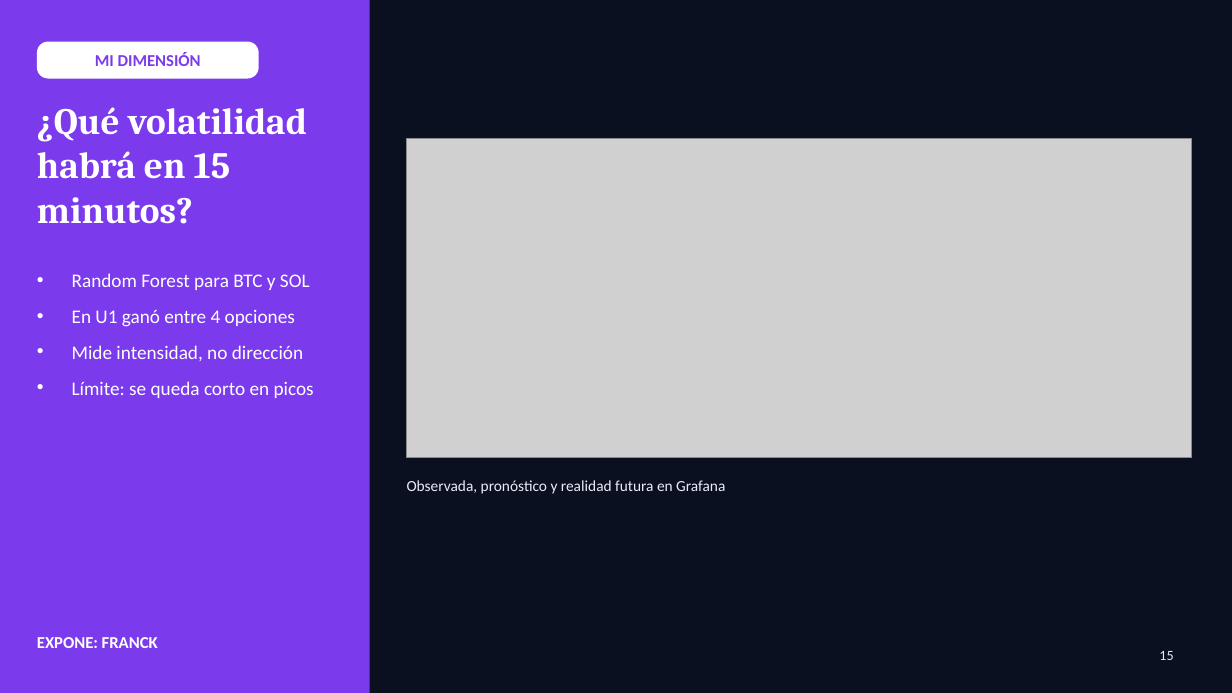
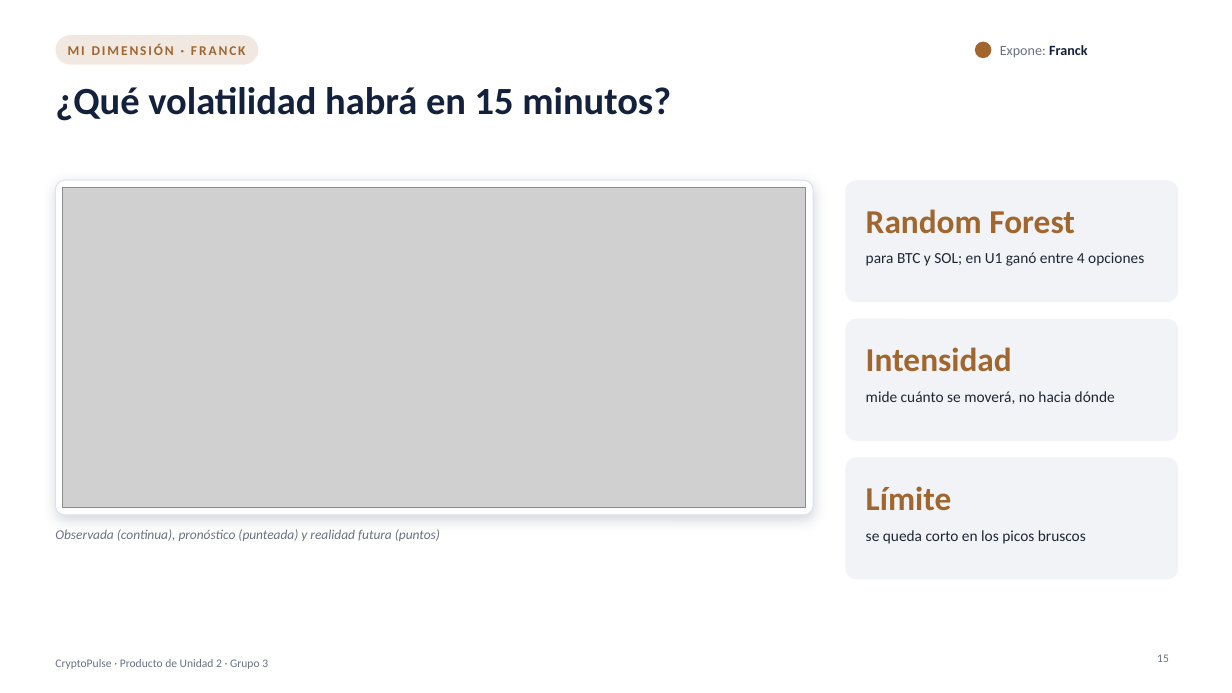
Before and after one commit to Milagros-hp/BigData-BTC-SOL, a slide deck: slide 15 of docs/presentacion/CryptoPulse_U2.pptx. Drawn at 1232x693 pixels with LibreOffice and Linux fonts; fonts in the diff are those of the drawing; grey boxes stand for pictures. Boxes give left, top, right and bottom in pixels: in the first picture for what was removed or moved away, otherwise in the second. Text is boxed around its words. In the diff, an @@ line names an element or a change of style, - is before the commit and + after.

```diff
--- a/docs/presentacion/CryptoPulse_U2.pptx
+++ b/docs/presentacion/CryptoPulse_U2.pptx
@@ background #0B1020 to #FFFFFF @@
@@ rectangle removed at (x1=0, y1=0, x2=370, y2=693) @@
@@ text "MI DIMENSIÓN · FRANCK" moved from (x1=37, y1=42, x2=259, y2=79) to (x1=68, y1=43, x2=246, y2=55) @@
@@ text "MI DIMENSIÓN · FRANCK" at (x1=68, y1=43, x2=246, y2=55): fill #FFFFFF to none @@
@@ rounded rectangle added at (x1=55, y1=35, x2=258, y2=65), fill #A0662E at 14% opacity @@
@@ text at (x1=68, y1=43, x2=246, y2=55): text changed; size 13 to 10.5 pt; text colour #7C3AED to #A0662E @@
-MI DIMENSIÓN
+MI DIMENSIÓN · FRANCK
@@ ellipse added at (x1=975, y1=42, x2=992, y2=58), fill #A0662E @@
@@ text added at (x1=1000, y1=45, x2=1087, y2=57), 11 pt, text #6B7280 @@
+Expone: Franck
@@ title "¿Qué volatilidad habrá en 15 ..." moved from (x1=37, y1=107, x2=307, y2=224) to (x1=55, y1=87, x2=671, y2=121) @@
@@ title "¿Qué volatilidad habrá en 15 ..." at (x1=55, y1=87, x2=671, y2=121): size 29 to 30 pt, font Cambria to Calibri, text colour #FFFFFF to #14213D @@
@@ picture removed at (x1=407, y1=139, x2=1192, y2=457) @@
@@ rounded rectangle added at (x1=55, y1=180, x2=813, y2=515), fill #FFFFFF, outline #DDE2EA 0.75 pt @@
@@ picture added at (x1=63, y1=188, x2=806, y2=507) @@
@@ rounded rectangle added at (x1=846, y1=180, x2=1178, y2=302), fill #F1F3F7 @@
@@ text added at (x1=866, y1=209, x2=1075, y2=234), 26 pt, text #A0662E, bold @@
+Random Forest
@@ text added at (x1=866, y1=252, x2=1144, y2=266), 12 pt, text #1F2633 @@
+para BTC y SOL; en U1 ganó entre 4 opciones
@@ text removed at (x1=72, y1=273, x2=314, y2=398) @@
-• Random Forest para BTC y SOL
-• En U1 ganó entre 4 opciones
-• Mide intensidad, no dirección
-• Límite: se queda corto en picos
@@ rounded rectangle added at (x1=846, y1=319, x2=1178, y2=441), fill #F1F3F7 @@
@@ text added at (x1=866, y1=347, x2=1012, y2=372), 26 pt, text #A0662E, bold @@
+Intensidad
@@ text added at (x1=866, y1=391, x2=1115, y2=404), 12 pt, text #1F2633 @@
+mide cuánto se moverá, no hacia dónde
@@ rounded rectangle added at (x1=846, y1=457, x2=1178, y2=579), fill #F1F3F7 @@
@@ text added at (x1=866, y1=486, x2=952, y2=511), 26 pt, text #A0662E, bold @@
+Límite
@@ text at (x1=55, y1=529, x2=440, y2=541): text changed; size 12 to 10.5 pt; text colour #E8ECF8 to #6B7280; italic on @@
-Observada, pronóstico y realidad futura en Grafana
+Observada (continua), pronóstico (punteada) y realidad futura (puntos)
@@ text added at (x1=866, y1=530, x2=1086, y2=544), 12 pt, text #1F2633 @@
+se queda corto en los picos bruscos
@@ text removed at (x1=37, y1=637, x2=158, y2=648) @@
-EXPONE: FRANCK
@@ text added at (x1=55, y1=659, x2=268, y2=669), 9 pt, text #6B7280 @@
+CryptoPulse · Producto de Unidad 2 · Grupo 3
@@ page number at (x1=1157, y1=654, x2=1169, y2=662): size 11 to 9 pt, text colour #E8ECF8 to #6B7280; alignment left to right @@
```
Also in this commit, not shown: 20 other slides changed, 1 other file.
